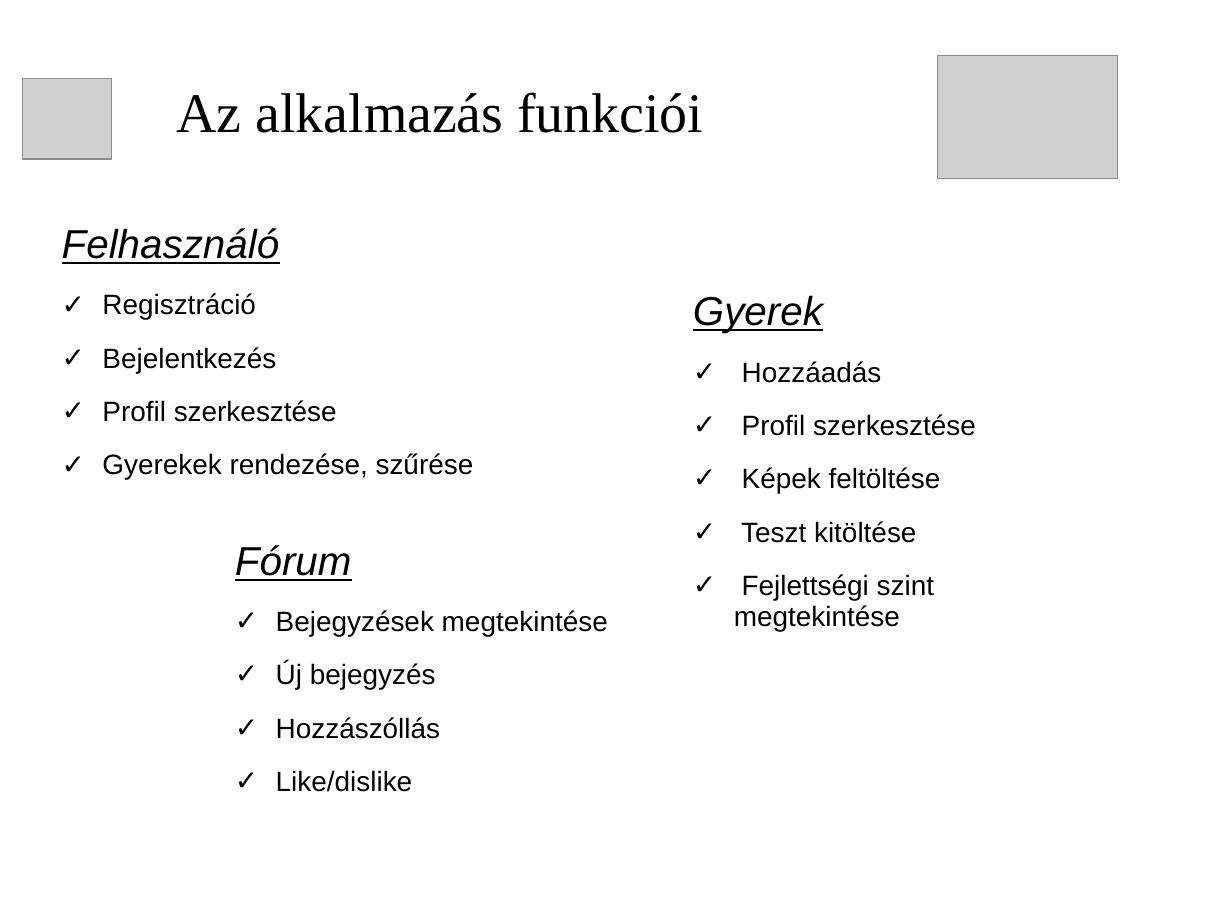
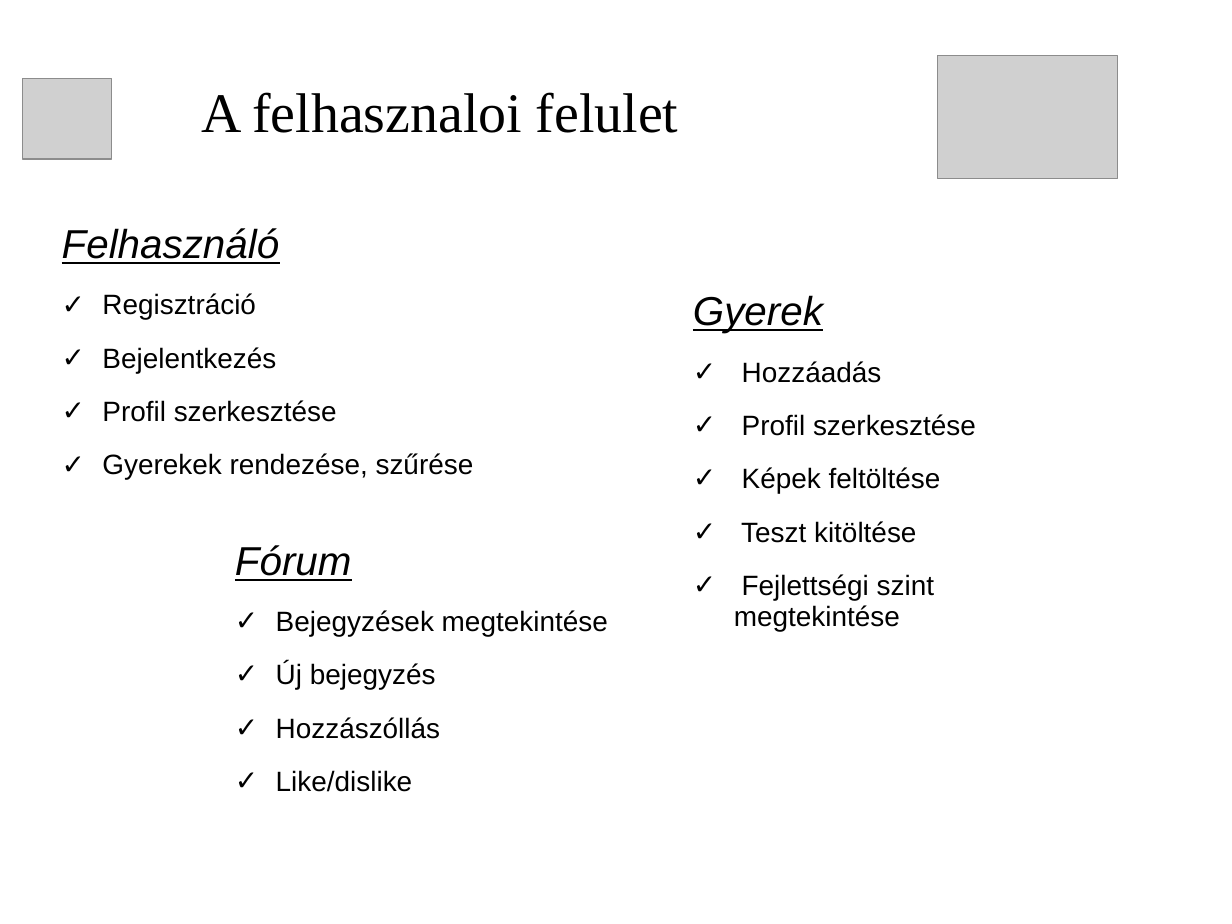
Before and after one commit to necrology27/babybook, a slide deck: slide 7 of prezentation/1. LeadingSoft_projekt.ppt (slide 6 before the commit). Drawn at 1232x924 pixels with LibreOffice and Linux fonts; fonts in the diff are those of the drawing; grey boxes stand for pictures; background and template pictures are left out. Boxes give left, top, right and bottom in pixels: in the first picture for what was removed or moved away, otherwise in the second. Text is boxed around its words. In the diff, an @@ line names an element or a change of style, - is before the commit and + after.

```diff
--- a/prezentation/1. LeadingSoft_projekt.ppt
+++ b/prezentation/1. LeadingSoft_projekt.ppt
@@ text at bbox=[201, 92, 678, 133]: text changed @@
-Az alkalmazás funkciói
+A felhasznaloi felulet
```
Also in this commit, not shown: 2 other slides changed, 1 slide added, 6 other files.
